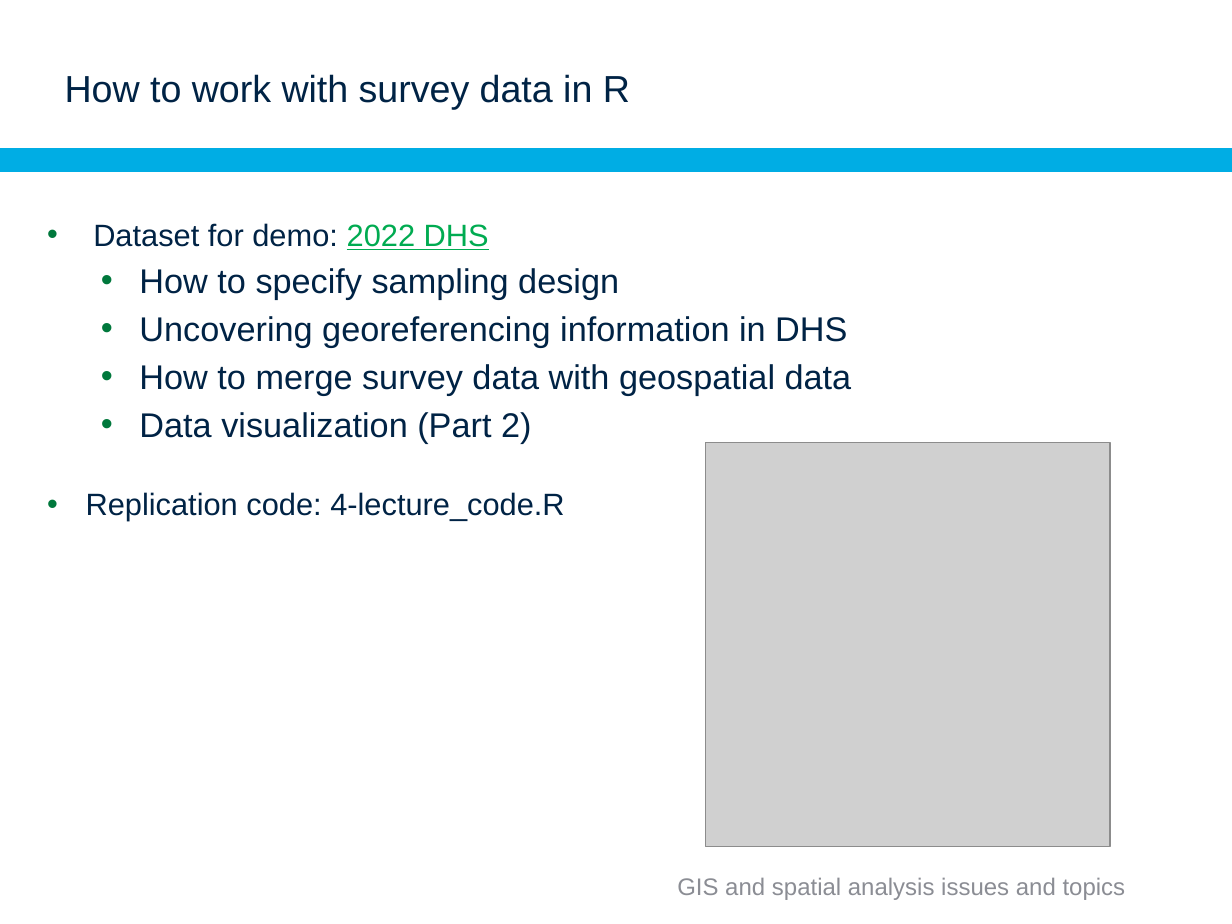
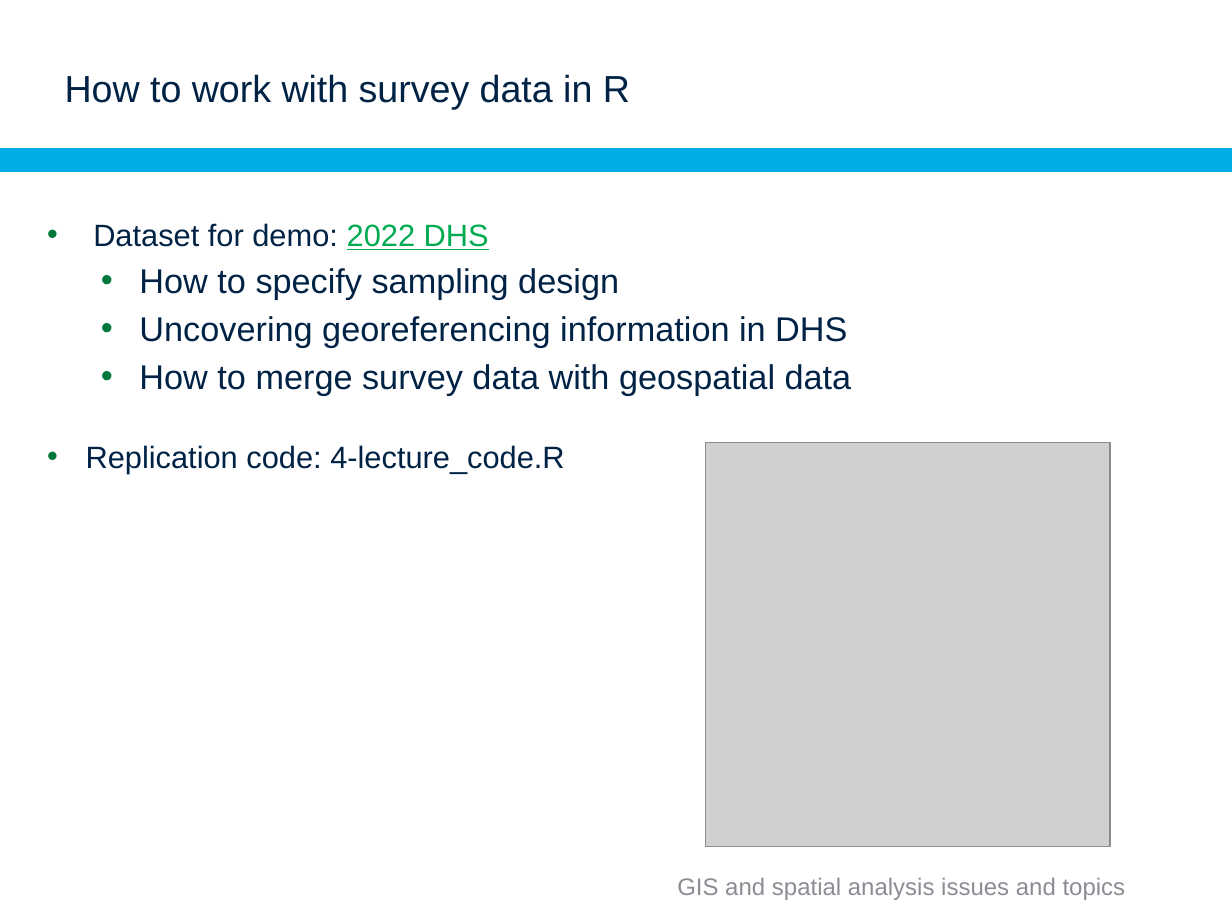
Before and after one commit to takaakimasaki/tanzania_spatial_training_2024, a slide deck: slide 8 of slides/Day_4.pptx. Drawn at 1232x924 pixels with LibreOffice and Linux fonts; fonts in the diff are those of the drawing; grey boxes stand for pictures. Boxes give left, top, right and bottom in pixels: in the first picture for what was removed or moved away, otherwise in the second. Text is boxed around its words. In the diff, an @@ line names an element or a change of style, - is before the commit and + after.

Commit message:
Slightly updated slides for Day 3 and Day 4

```diff
--- a/slides/Day_4.pptx
+++ b/slides/Day_4.pptx
@@ text at (139,412,531,443): paragraph removed @@
-  • Data visualization (Part 2)
```
